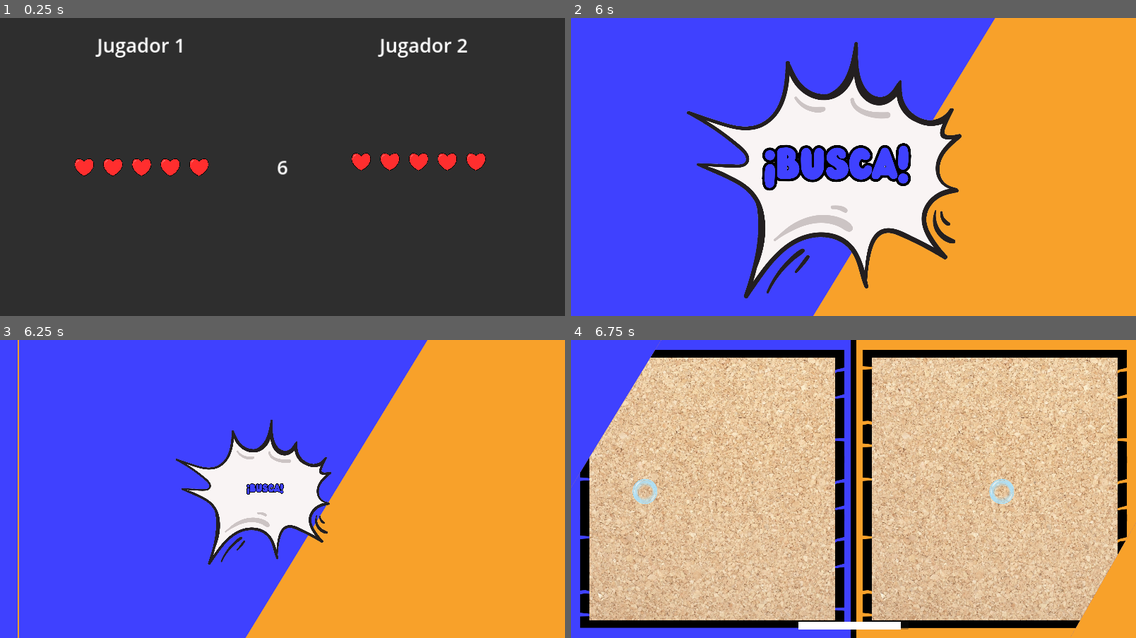
Above: before the commit, frames 1-4 (two rows, left to right).
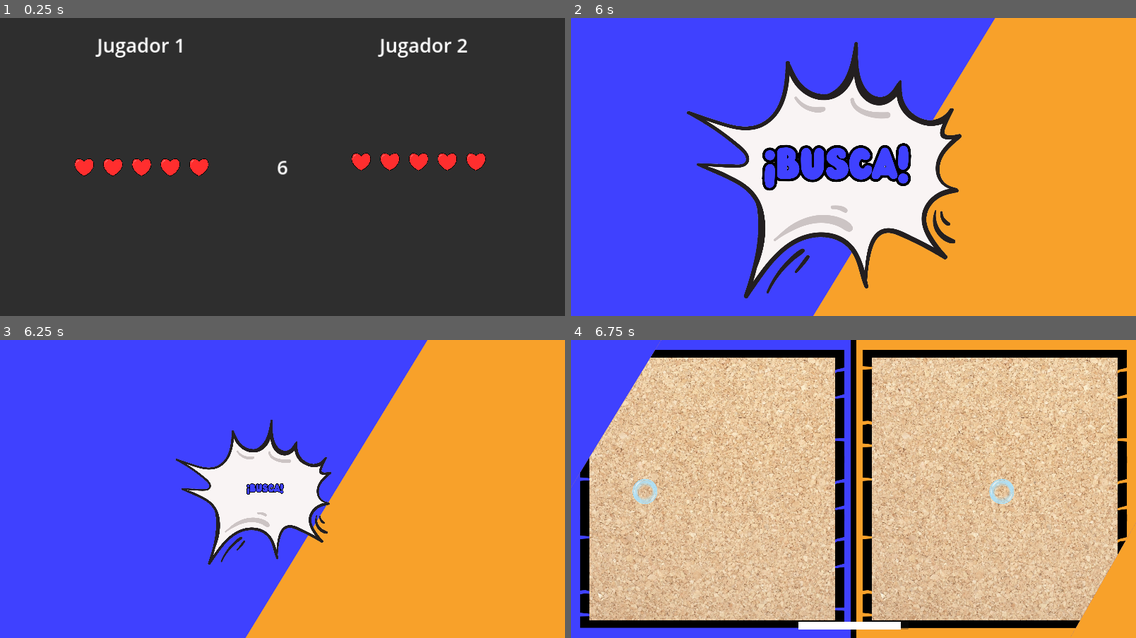
Above: after the commit, the same moments.

Repository: pablo4licante/gamejam-25
Game: Godot game, scene res://escenas/managers/main.tscn
Two runs of this game, one before a commit and one after it. Both use one fixed random seed, a clock stepped at 60 frames per second and the inputs below.
Inputs:
- Up to frame 1 (0.25 s): no input
- Up to frame 2 (6 s): tap Enter at 0.5, 2 s; hold D (1_right) 0.53-2.03 s; tap W (1_up) at 0.77, 1.52, 3.02, 3.77, 4.52 s; tap Space at 1.25 s; hold A (1_left) 2.03-2.78 s; hold D (1_right) 2.78-4.28 s; hold A (1_left) 4.28-5.03 s; hold D (1_right) 5.03-5.78 s; hold A (1_left) from 5.78 s (still down)
- Up to frame 3 (6.25 s): keep holding A (1_left); tap W (1_up) at 6.02 s
- Up to frame 4 (6.75 s): keep holding A (1_left)

Frames 1-2 are identical in both runs. In frame 3, 0.2% of the frame differs, in the area x 3-4%, y 0-100%; in frame 4, nothing differs.

Commit message:
arreglada transicion

Diff:
--- a/escenas/ui/transicion_guapa.tscn
+++ b/escenas/ui/transicion_guapa.tscn
@@ -160,7 +160,7 @@
 "times": PackedFloat32Array(0.4, 1, 2.5, 3, 3.7, 4.7),
 "transitions": PackedFloat32Array(1, 1, 1, 1, 1, 1),
 "update": 0,
-"values": [Vector2(-519, 449), Vector2(-2400, 449), Vector2(-2400, 449), Vector2(-2099, 443), Vector2(-2035, 420), Vector2(-2400, 449)]
+"values": [Vector2(-519, 449), Vector2(-2400, 449), Vector2(-2400, 449), Vector2(-2099, 443), Vector2(-2035, 420), Vector2(-2316, 453)]
 }
 tracks/1/type = "value"
 tracks/1/imported = false
